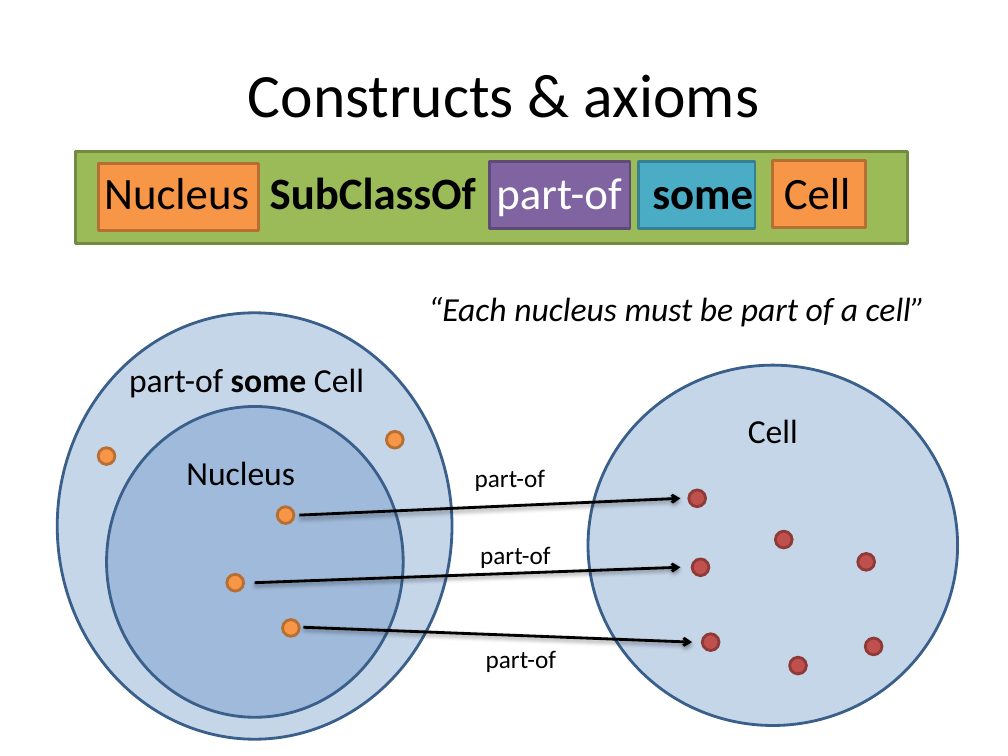
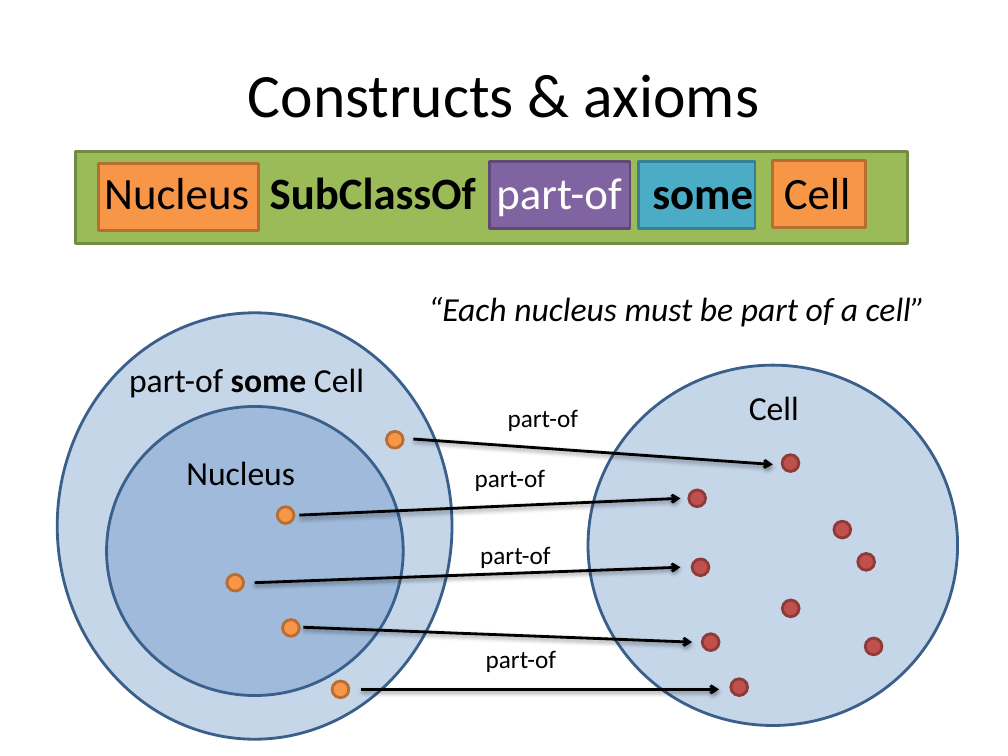
Before and after one commit to loopasam/owl-tutorial-icbo2013, a slide deck: slide 29 of presentation/tutorial_owl_icbo_2013.pptx. Drawn at 1008x756 pixels with LibreOffice and Linux fonts; fonts in the diff are those of the drawing. Boxes give left, top, right and bottom in pixels: in the first picture for what was removed or moved away, otherwise in the second. Text is boxed around its words. In the diff, an @@ line names an element or a change of style, - is before the commit and + after.

```diff
--- a/presentation/tutorial_owl_icbo_2013.pptx
+++ b/presentation/tutorial_owl_icbo_2013.pptx
@@ text "Cell": place and size @@
-text "Cell" at bbox=[748, 419, 798, 444]
+text "Cell" at bbox=[749, 396, 799, 421]
@@ ellipse: place and size @@
-ellipse at bbox=[107, 406, 403, 717]
+ellipse at bbox=[107, 406, 403, 696]
@@ text added at bbox=[508, 409, 578, 431], 18 pt, text #000000 @@
+part-of
@@ arrow added from (413, 439) to (773, 465), #000000 2 pt @@
@@ ellipse: place and size @@
-ellipse at bbox=[775, 531, 792, 548]
+ellipse at bbox=[782, 455, 799, 472]
@@ ellipse added at bbox=[834, 521, 851, 538], fill #C0504D, outline #8E3B39 2 pt @@
@@ ellipse added at bbox=[782, 600, 799, 617], fill #C0504D, outline #8E3B39 2 pt @@
@@ ellipse: place and size @@
-ellipse at bbox=[98, 448, 115, 465]
+ellipse at bbox=[332, 681, 349, 699]
@@ arrow added from (361, 689) to (719, 689), #000000 2 pt @@
@@ ellipse: place and size @@
-ellipse at bbox=[789, 657, 806, 674]
+ellipse at bbox=[731, 678, 748, 696]
```
Also in this commit, not shown: 10 other slides changed, 1 slide added, 1 slide removed, 1 other file.
